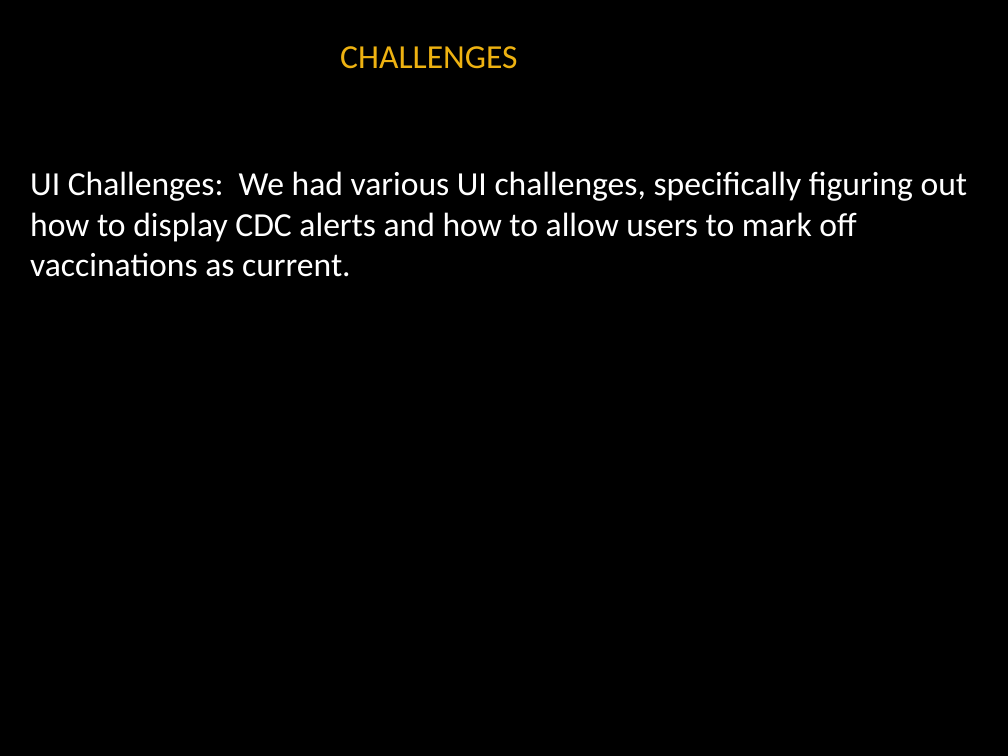
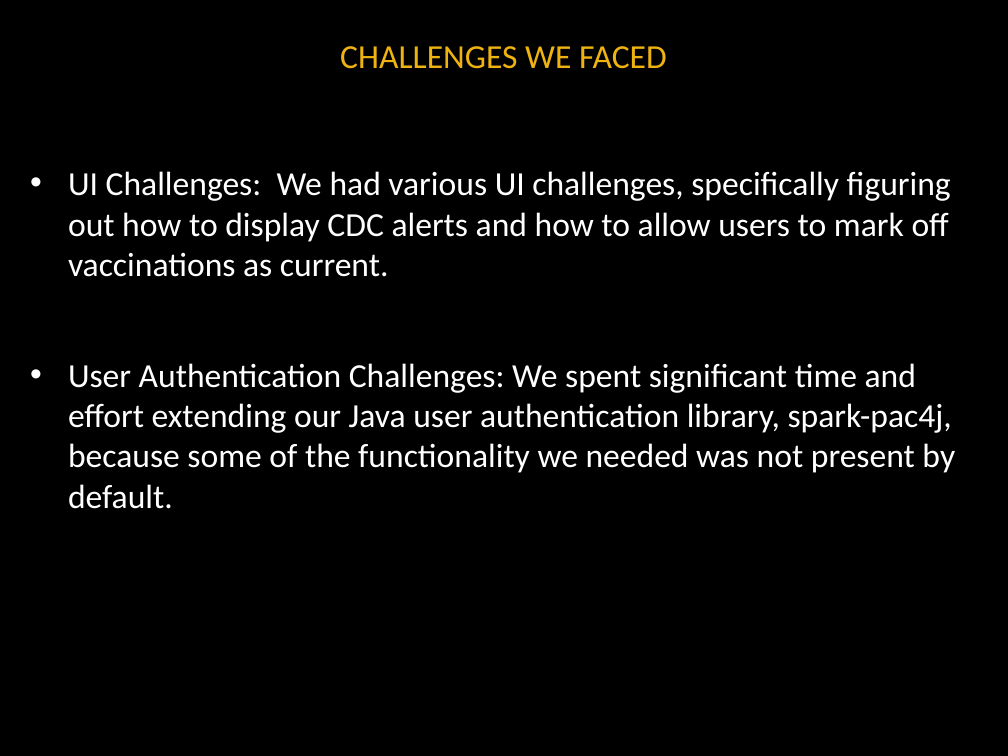
Before and after one commit to noanadler/RockStars, a slide deck: slide 13 of Deliverable3/Presentation/Rock_Stars_Presentation.pptx (slide 16 before the commit). Drawn at 1008x756 pixels with LibreOffice and Linux fonts; fonts in the diff are those of the drawing; background and template pictures are left out. Boxes give left, top, right and bottom in pixels: in the first picture for what was removed or moved away, otherwise in the second. Text is boxed around its words. In the diff, an @@ line names an element or a change of style, - is before the commit and + after.

```diff
--- a/Deliverable3/Presentation/Rock_Stars_Presentation.pptx
+++ b/Deliverable3/Presentation/Rock_Stars_Presentation.pptx
@@ title at (340, 46, 667, 69): text changed @@
-CHALLENGES
+CHALLENGES WE FACED
@@ text at (68, 171, 951, 277): bullet none to • @@
@@ text at (68, 363, 955, 509): paragraph added @@
+• User Authentication Challenges: We spent significant time and effort extending our Java user authentication library, spark-pac4j, because some of the functionality we needed was not present by default.
```
Also in this commit, not shown: 7 other slides changed, 1 slide added, 4 slides removed.
